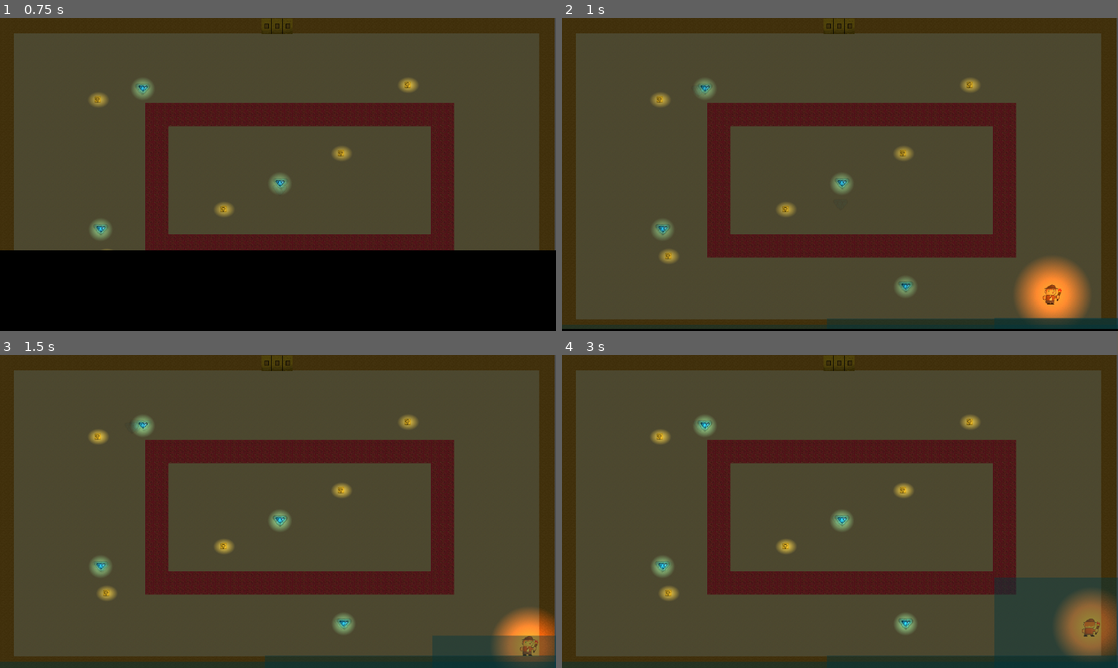
Above: before the commit, frames 1-4 (two rows, left to right).
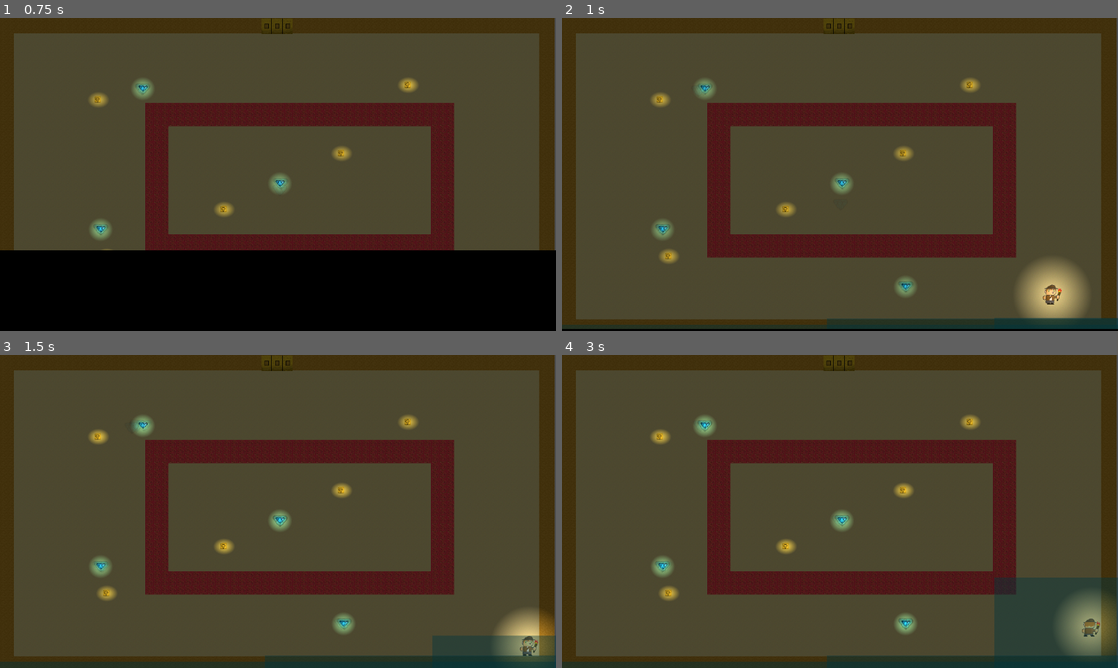
Above: after the commit, the same moments.

Repository: deruitda/LudumDare54
Game: Godot game, scene res://Scenes/prototype_andrew.tscn
Same seed, same stepped clock (60 frames per second), same inputs: the game is played once before the commit and once after it.
Inputs:
- Up to frame 1 (0.75 s): hold D (right) from 0.53 s (still down); tap Space (dash) at 0.6 s
- Up to frame 2 (1 s): keep holding D (right)
- Up to frame 3 (1.5 s): release D (right) at 1.28 s; hold Down (down) from 1.28 s (still down); tap Space (dash) at 1.35 s
- Up to frame 4 (3 s): tap Enter at 2 s; release Down (down) at 2.03 s; hold D (right) 2.03-2.78 s; tap Space (dash) at 2.1, 2.85 s; hold W (up) from 2.78 s (still down)

Frame 1 is identical in both runs. In frame 2, 1.7% of the frame differs, in the area x 82-94%, y 78-96%; in frame 3, 1.2%; in frame 4, 1.4%.

Commit message:
Adjust player light

Diff:
--- a/Scenes/door.tscn
+++ b/Scenes/door.tscn
@@ -125,9 +125,7 @@
 
 [node name="AnimatedSprite2D" type="AnimatedSprite2D" parent="."]
 sprite_frames = SubResource("SpriteFrames_bpl6i")
-animation = &"open"
+animation = &"two"
 autoplay = "closed"
-frame = 7
-frame_progress = 0.611123
 
 [connection signal="body_entered" from="." to="." method="_on_body_entered"]
--- a/Scenes/player.tscn
+++ b/Scenes/player.tscn
@@ -328,8 +328,8 @@
 debug_color = Color(0.815686, 0, 0.972549, 0.419608)
 
 [node name="FlickeringLight" parent="." instance=ExtResource("9_vvt03")]
-color = Color(0.960784, 0.380392, 0, 1)
-energy = 2.0
+color = Color(1, 0.921569, 0.886275, 1)
+energy = 1.15
 
 [connection signal="timeout" from="DashTimer" to="." method="_on_dash_timer_timeout"]
 [connection signal="body_entered" from="DangerArea" to="." method="_on_danger_area_body_entered"]
Not shown: 1 places in Scenes/door.tscn that only renumber resources
Not shown: 1 places in Scenes/player.tscn that only renumber resources
